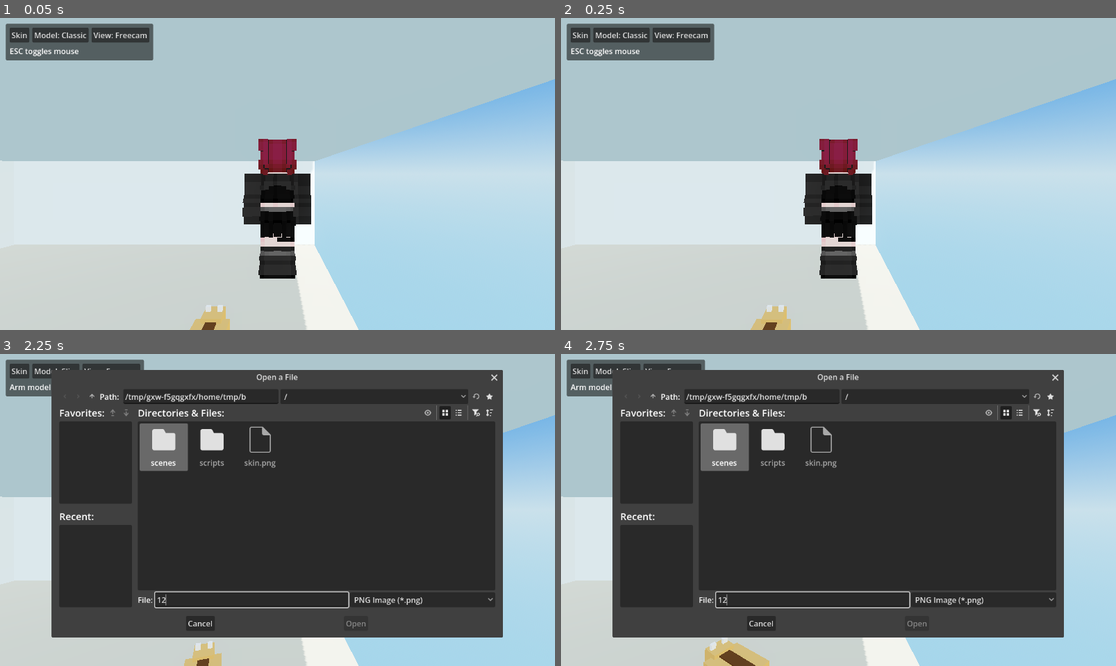
Above: before the commit, frames 1-4 (two rows, left to right).
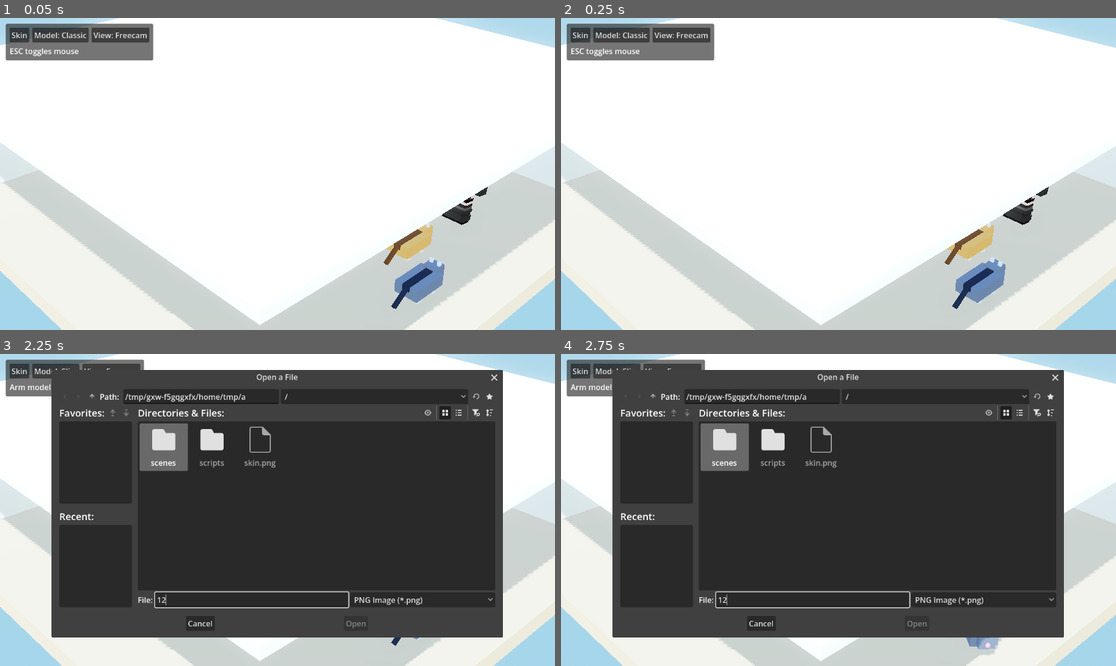
Above: after the commit, the same moments.

Repository: Erlavush/RiskItMeow
Game: Godot game, scene res://scenes/main.tscn
The game is run twice, just before and just after one commit, with the same random seed, the same clock (stepped at 60 frames per second) and the same inputs.
Inputs (mouse positions are in pixels of both pictures, inside the frame that each line leads up to):
- Up to frame 1 (0.05 s): no input
- Up to frame 2 (0.25 s): no input
- Up to frame 3 (2.25 s): click "Model: Classic" at 0.5 s; click "Skin" at 1.25 s; click (249, 600) at 2.02 s; type "12" at 2.1 s
- Up to frame 4 (2.75 s): no input

The runs differ from the first frame. In frame 1, 91% of the frame differs, in the area x 0-100%, y 0-100%; in frame 2, 91%; in frame 3, 25%; in frame 4, 25%.

Commit message:
feat(02-01): add room-view camera controller
- add a dedicated orbit camera aimed at the room center

- wire the main scene to use the new room camera baseline

Diff:
--- a/scenes/main.tscn
+++ b/scenes/main.tscn
@@ -6,6 +6,7 @@
 [ext_resource type="PackedScene" path="res://scenes/ui/build_toolbar.tscn" id="4_build_toolbar"]
 [ext_resource type="Script" path="res://scripts/build/build_mode_controller.gd" id="5_build_controller"]
 [ext_resource type="Script" path="res://scripts/cats/sample_cat_manager.gd" id="6_cat_manager"]
+[ext_resource type="Script" path="res://scripts/camera/room_view_camera_controller.gd" id="7_room_camera"]
 
 [sub_resource type="ProceduralSkyMaterial" id="ProceduralSkyMaterial_main"]
 sky_top_color = Color(0.172549, 0.447059, 0.886275, 1)
@@ -66,8 +67,16 @@
 
 [node name="RoomShell" parent="." unique_id=877916492 instance=ExtResource("2_room_shell")]
 
+[node name="RoomViewCameraController" type="Node3D" parent="." unique_id=553861112]
+script = ExtResource("7_room_camera")
+
+[node name="Camera3D" type="Camera3D" parent="RoomViewCameraController" unique_id=116601384]
+fov = 24.0
+current = true
+
 [node name="Player" parent="." unique_id=1826654061 instance=ExtResource("1_player")]
 transform = Transform3D(1, 0, 0, 0, 0.9893943, 0.14525425, 0, -0.14525425, 0.9893943, 4.733932, 1.3850749, -0.72275114)
+room_camera_controller_path = NodePath("../RoomViewCameraController")
 
 [node name="RoomOcclusionController" type="Node" parent="." unique_id=1653378824]
 script = ExtResource("3_occlusion")
--- /dev/null
+++ b/scripts/camera/room_view_camera_controller.gd
@@ -0,0 +1,126 @@
+class_name RoomViewCameraController
+extends Node3D
+
+const DEFAULT_TARGET_POSITION := Vector3(0.0, 0.9, 0.0)
+const DEFAULT_CAMERA_POSITION := Vector3(11.8, 9.6, 11.2)
+
+@export var target_position: Vector3 = DEFAULT_TARGET_POSITION
+@export_range(0.001, 0.03, 0.001) var orbit_sensitivity: float = 0.01
+@export_range(0.18, 1.4, 0.01) var min_pitch: float = 0.18
+@export_range(0.2, 1.5, 0.01) var max_pitch: float = 1.5
+@export_range(2.0, 48.0, 0.1) var min_distance: float = 5.0
+@export_range(2.0, 48.0, 0.1) var max_distance: float = 48.0
+@export_range(0.0001, 0.01, 0.0001) var wheel_sensitivity: float = 0.0015
+@export_range(1.0, 30.0, 0.1) var zoom_smoothing: float = 14.0
+
+var _yaw: float = 0.0
+var _pitch: float = 0.0
+var _current_distance: float = 0.0
+var _target_distance: float = 0.0
+var _drag_button: MouseButton = MOUSE_BUTTON_NONE
+
+@onready var camera: Camera3D = $Camera3D
+
+func _ready() -> void:
+	reset_camera()
+	if camera != null:
+		camera.current = true
+	_sync_camera_transform()
+
+func _process(delta: float) -> void:
+	if camera == null:
+		return
+
+	var zoom_blend: float = min(1.0, delta * zoom_smoothing)
+	_current_distance = lerpf(_current_distance, _target_distance, zoom_blend)
+	_sync_camera_transform()
+
+func handle_input_event(event: InputEvent) -> bool:
+	if camera == null:
+		return false
+
+	if event is InputEventMouseButton:
+		var mouse_button := event as InputEventMouseButton
+		match mouse_button.button_index:
+			MOUSE_BUTTON_WHEEL_UP:
+				if mouse_button.pressed:
+					_apply_zoom_delta(mouse_button.factor if mouse_button.factor != 0.0 else -1.0)
+					return true
+			MOUSE_BUTTON_WHEEL_DOWN:
+				if mouse_button.pressed:
+					_apply_zoom_delta(mouse_button.factor if mouse_button.factor != 0.0 else 1.0)
+					return true
+			MOUSE_BUTTON_LEFT, MOUSE_BUTTON_MIDDLE:
+				if mouse_button.pressed:
+					_drag_button = mouse_button.button_index
+					return true
+				if _drag_button == mouse_button.button_index:
+					_drag_button = MOUSE_BUTTON_NONE
+					return true
+		return false
+
+	if event is InputEventMouseMotion and _drag_button != MOUSE_BUTTON_NONE:
+		var motion := event as InputEventMouseMotion
+		_yaw = wrapf(_yaw - motion.relative.x * orbit_sensitivity, -PI, PI)
+		_pitch = clamp(_pitch - motion.relative.y * orbit_sensitivity, min_pitch, max_pitch)
+		_sync_camera_transform()
+		return true
+
+	if event is InputEventKey and event.pressed and not event.echo:
+		var key_event := event as InputEventKey
+		if key_event.keycode == KEY_HOME:
+			reset_camera()
+			return true
+
+	return false
+
+func get_camera() -> Camera3D:
+	return camera
+
+func get_target_global_position() -> Vector3:
+	return global_position + target_position
+
+func get_planar_forward() -> Vector3:
+	if camera == null:
+		return Vector3.FORWARD
+
+	var forward := get_target_global_position() - camera.global_position
+	forward.y = 0.0
+	if forward.length_squared() <= 0.0001:
+		return Vector3.FORWARD
+	return forward.normalized()
+
+func get_planar_right() -> Vector3:
+	var forward := get_planar_forward()
+	var right := forward.cross(Vector3.UP)
+	if right.length_squared() <= 0.0001:
+		return Vector3.RIGHT
+	return right.normalized()
+
+func reset_camera() -> void:
+	var default_offset := DEFAULT_CAMERA_POSITION - DEFAULT_TARGET_POSITION
+	_yaw = atan2(default_offset.x, default_offset.z)
+	_pitch = clamp(asin(default_offset.y / default_offset.length()), min_pitch, max_pitch)
+	_current_distance = clamp(default_offset.length(), min_distance, max_distance)
+	_target_distance = _current_distance
+	_drag_button = MOUSE_BUTTON_NONE
+	_sync_camera_transform()
+
+func _apply_zoom_delta(delta_value: float) -> void:
+	var zoom_scale: float = exp(delta_value * wheel_sensitivity * 100.0)
+	_target_distance = clamp(_target_distance * zoom_scale, min_distance, max_distance)
+
+func _sync_camera_transform() -> void:
+	if camera == null:
+		return
+
+	var target_global := get_target_global_position()
+	var orbit_radius := cos(_pitch) * _current_distance
+	var camera_offset := Vector3(
+		sin(_yaw) * orbit_radius,
+		sin(_pitch) * _current_distance,
+		cos(_yaw) * orbit_radius
+	)
+
+	camera.global_position = target_global + camera_offset
+	camera.look_at(target_global, Vector3.UP)
